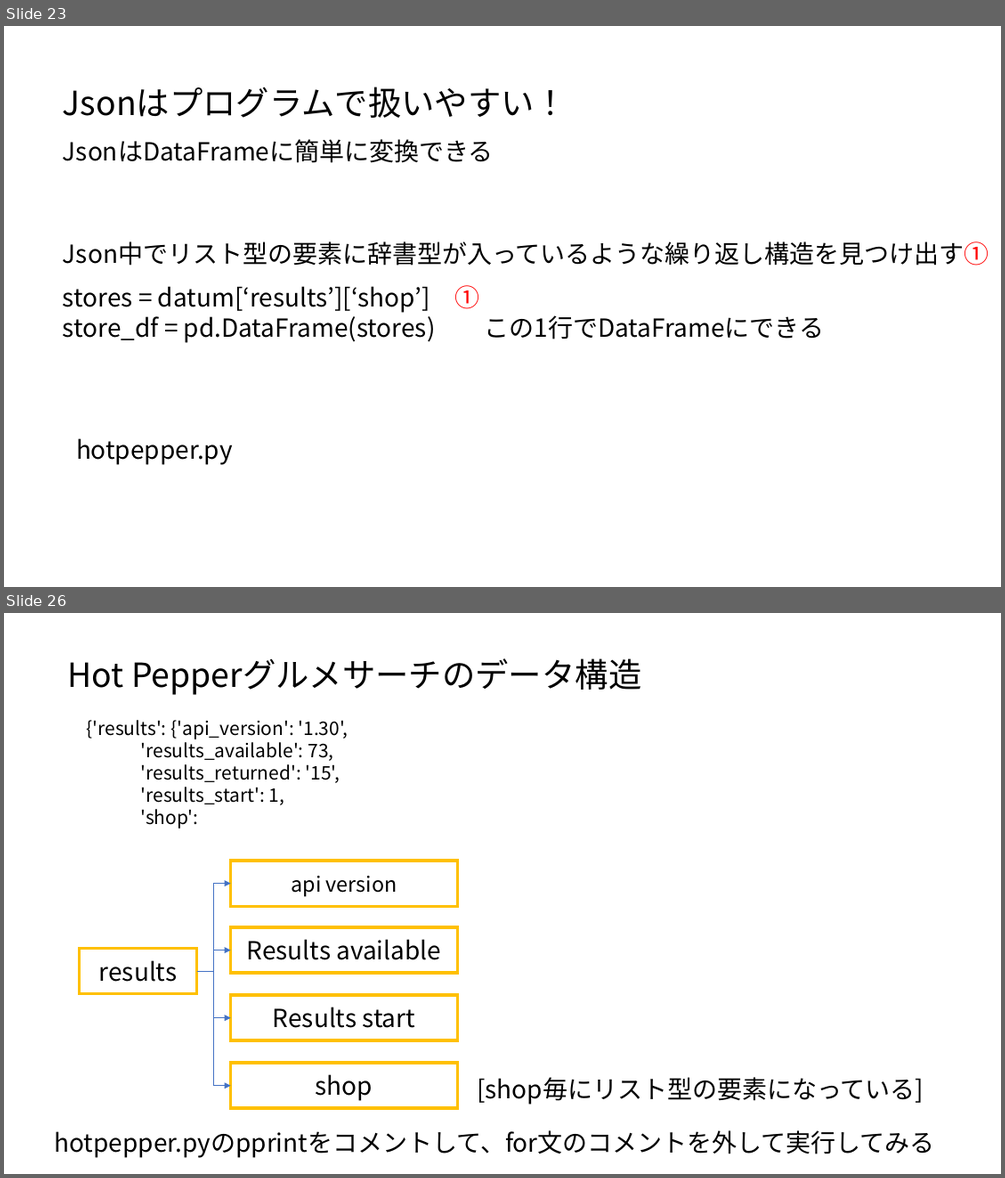
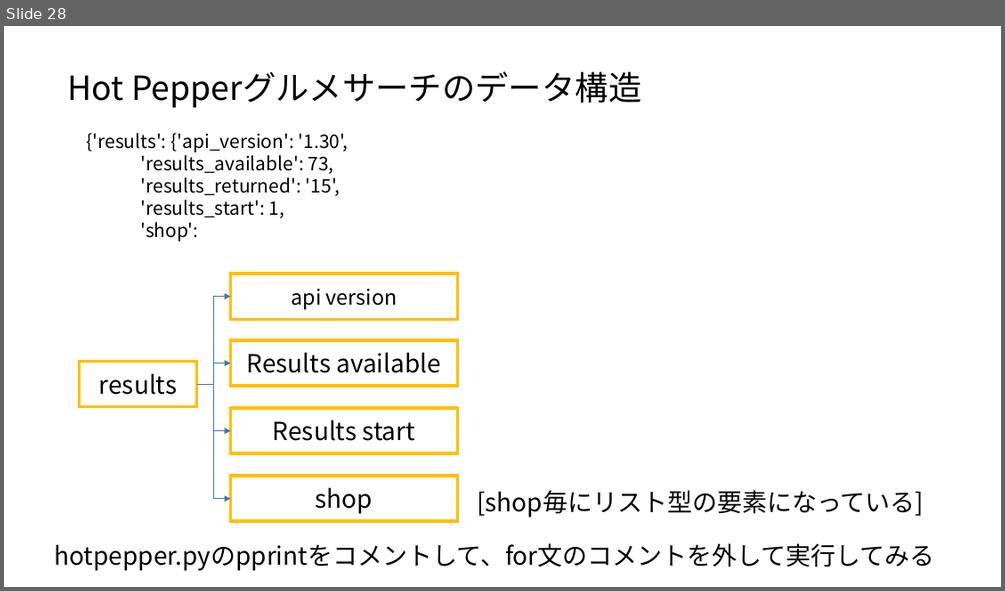
Before and after one commit to ueharaLab/bigdata8_API, a slide deck: bigdata7_API.pptx. Shown one above the other, each under a label of ours: slides 23 and 26 before the commit, slide 28 after it; the slides between them are not shown. The pictures are 1005x1178 and 1005x591 pixels, drawn with LibreOffice and Linux fonts; fonts in the diff are those of the drawing. Boxes give left, top, right and bottom in pixels: in the first picture for what was removed or moved away, otherwise in the second. Text is boxed around its words. In the diff, an @@ line names an element or a change of style, - is before the commit and + after.

```diff
--- a/bigdata7_API.pptx
+++ b/bigdata7_API.pptx
@@ slide 23 removed at [4,26,1001,587], background #FFFFFF @@
@@ text removed at [63,87,567,118] @@
-Jsonはプログラムで扱いやすい！
@@ text removed at [63,139,494,163] @@
-JsonはDataFrameに簡単に変換できる
@@ text removed at [63,241,989,265] @@
-Json中でリスト型の要素に辞書型が入っているような繰り返し構造を見つけ出す①
@@ text removed at [63,285,479,343] @@
-stores = datum[‘results’][‘shop’] ①
-store_df = pd.DataFrame(stores)
@@ text removed at [485,315,824,339] @@
-この1行でDataFrameにできる
@@ text removed at [76,438,233,465] @@
-hotpepper.py
@@ what was slide 26 is now slide 28 @@
```
Also in this commit, not shown: 8 slides changed, 7 slides added, 8 other files.
